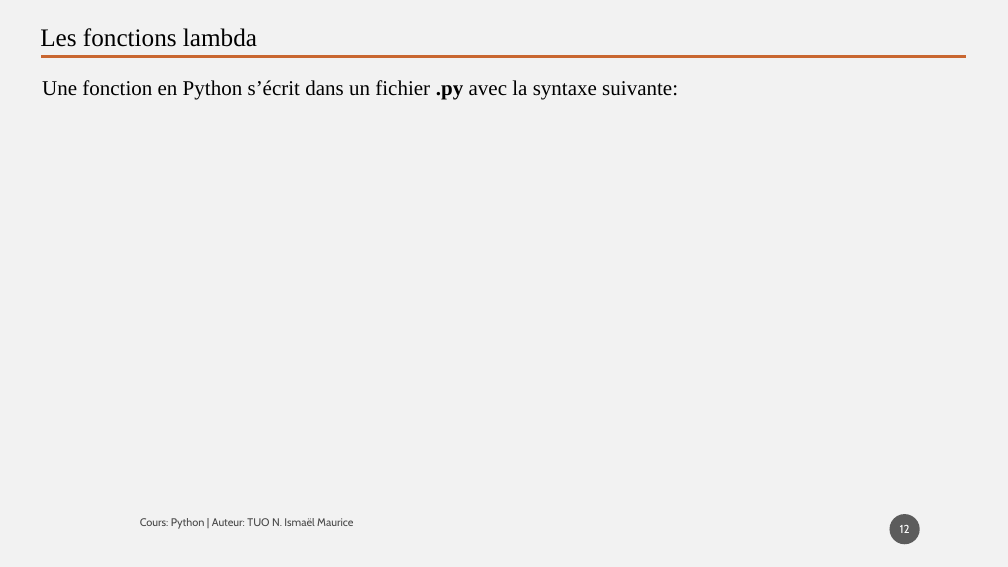
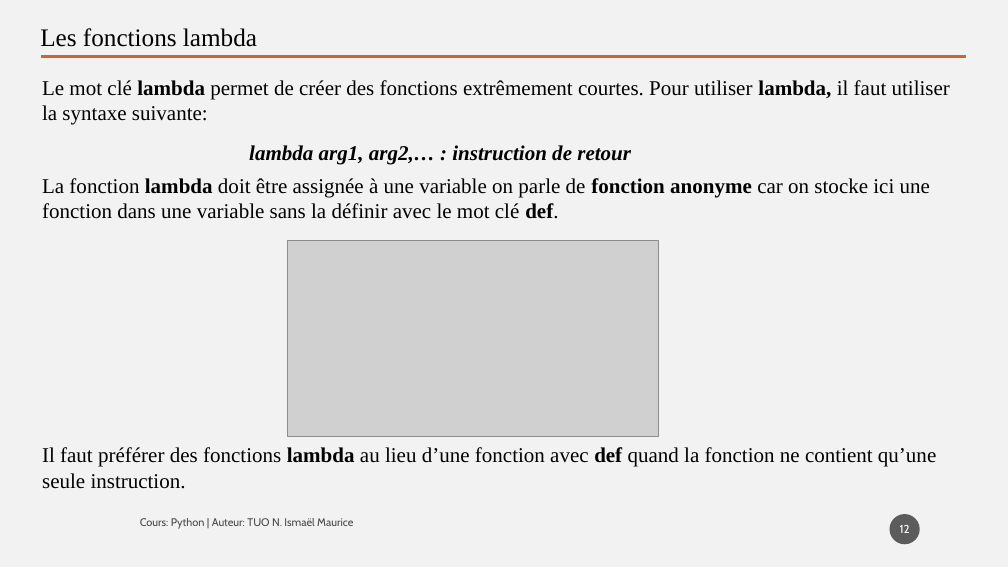
Before and after one commit to tisma95/cours-python, a slide deck: slide 12 of source/Chapitre 5 - Les fonctions.pptx. Drawn at 1008x567 pixels with LibreOffice and Linux fonts; fonts in the diff are those of the drawing; grey boxes stand for pictures. Boxes give left, top, right and bottom in pixels: in the first picture for what was removed or moved away, otherwise in the second. Text is boxed around its words. In the diff, an @@ line names an element or a change of style, - is before the commit and + after.

Commit message:
feat(chp5): rédaction fonction lambda
Ajout de la section sur les fonctions lambda

```diff
--- a/source/Chapitre 5 - Les fonctions.pptx
+++ b/source/Chapitre 5 - Les fonctions.pptx
@@ text at (42, 80, 950, 125): text changed @@
-Une fonction en Python s’écrit dans un fichier .py avec la syntaxe suivante:
+Le mot clé lambda permet de créer des fonctions extrêmement courtes. Pour utiliser lambda, il faut utiliser la syntaxe suivante:
@@ text added at (249, 145, 631, 165), 20 pt, text #000000, bold, italic @@
+lambda arg1, arg2,… : instruction de retour
@@ text added at (42, 178, 930, 219), 20 pt, text #000000 @@
+La fonction lambda doit être assignée à une variable on parle de fonction anonyme car on stocke ici une fonction dans une variable sans la définir avec le mot clé def.
@@ picture added at (287, 241, 659, 436) @@
@@ text added at (42, 447, 936, 489), 20 pt, text #000000 @@
+Il faut préférer des fonctions lambda au lieu d’une fonction avec def quand la fonction ne contient qu’une seule instruction.
```
Also in this commit, not shown: 1 other slide changed, 2 other files.
